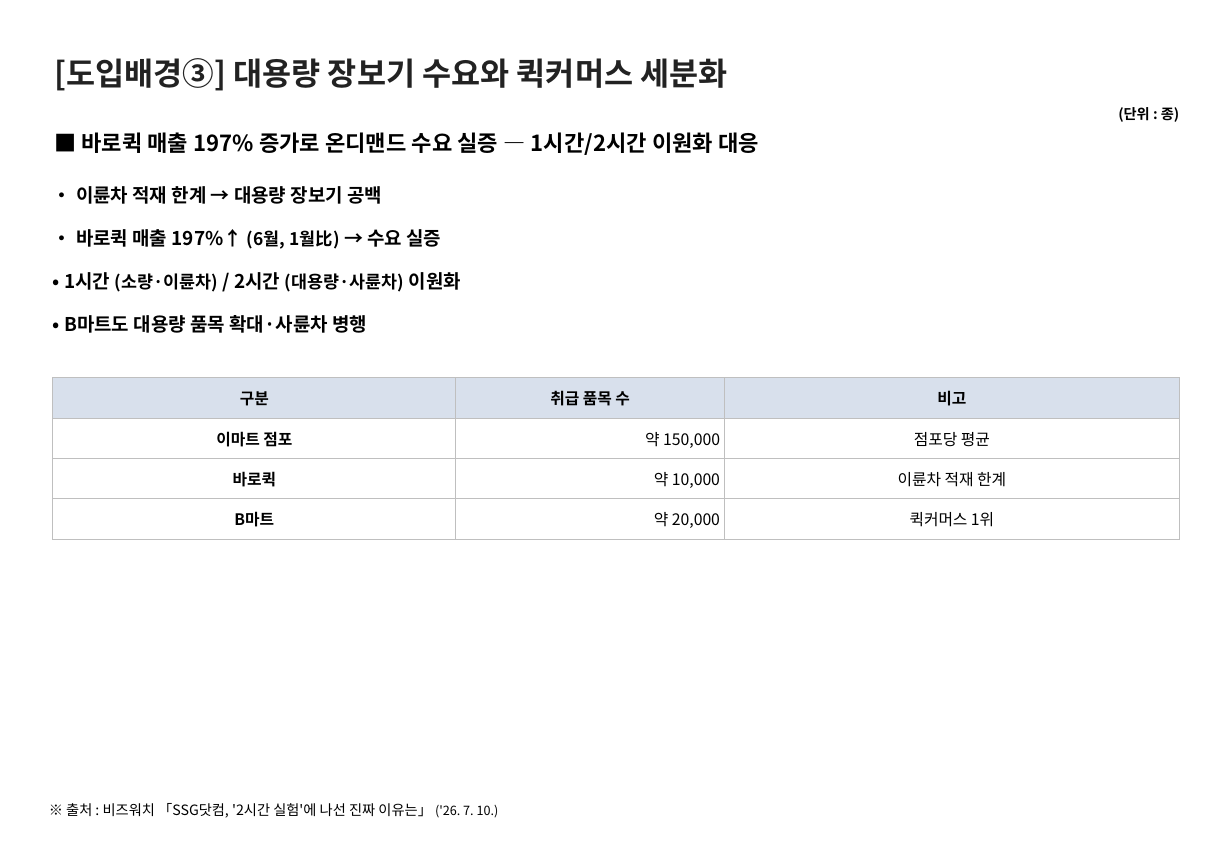
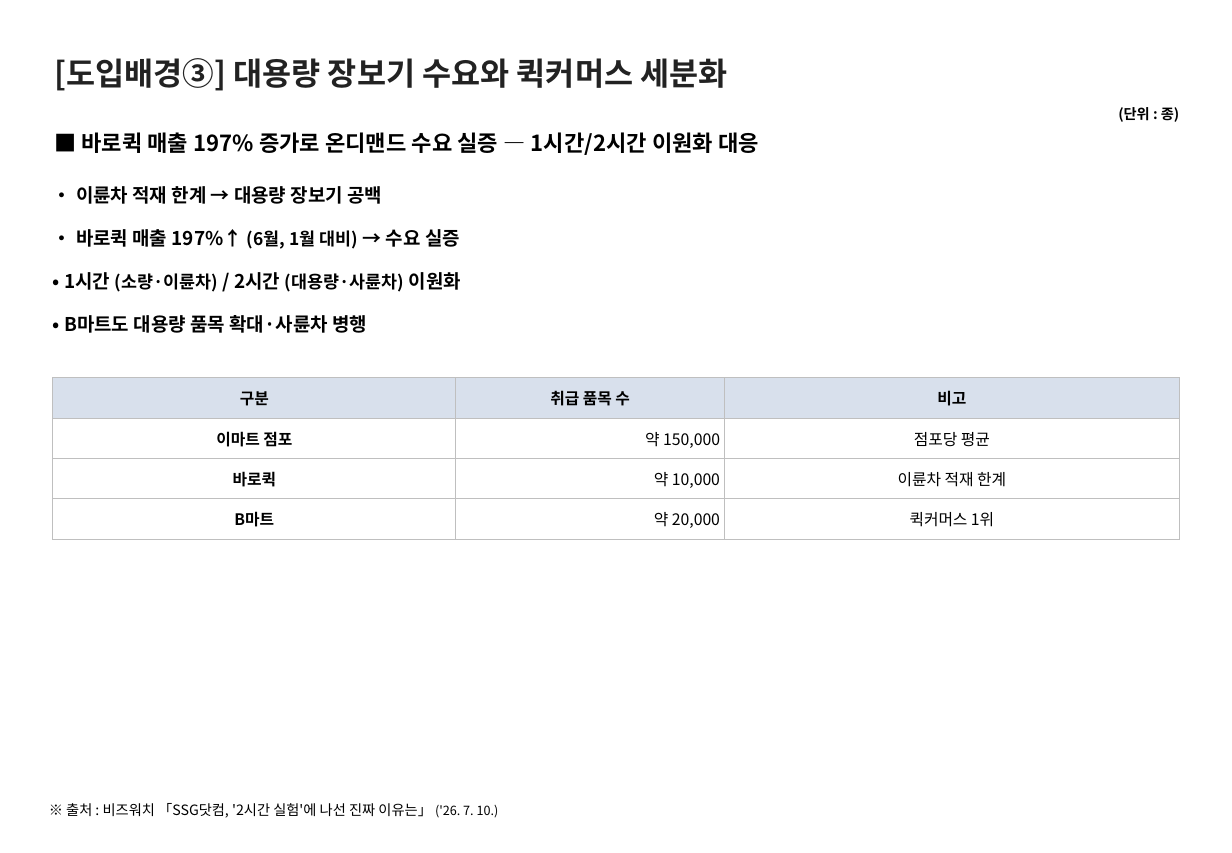
Before and after one commit to avoseed/web1, a slide deck: slide 5 of reports/ssg-delivery-report.pptx. Drawn at 1232x853 pixels with LibreOffice and Linux fonts; fonts in the diff are those of the drawing. Boxes give left, top, right and bottom in pixels: in the first picture for what was removed or moved away, otherwise in the second. Text is boxed around its words. In the diff, an @@ line names an element or a change of style, - is before the commit and + after.

```diff
--- a/reports/ssg-delivery-report.pptx
+++ b/reports/ssg-delivery-report.pptx
@@ text at bbox=[76, 229, 460, 249]: text changed @@
-• 바로퀵 매출 197%↑ (6월, 1월比) → 수요 실증
+• 바로퀵 매출 197%↑ (6월, 1월 대비) → 수요 실증
```
Also in this commit, not shown: 1 other slide changed, 5 other files.
